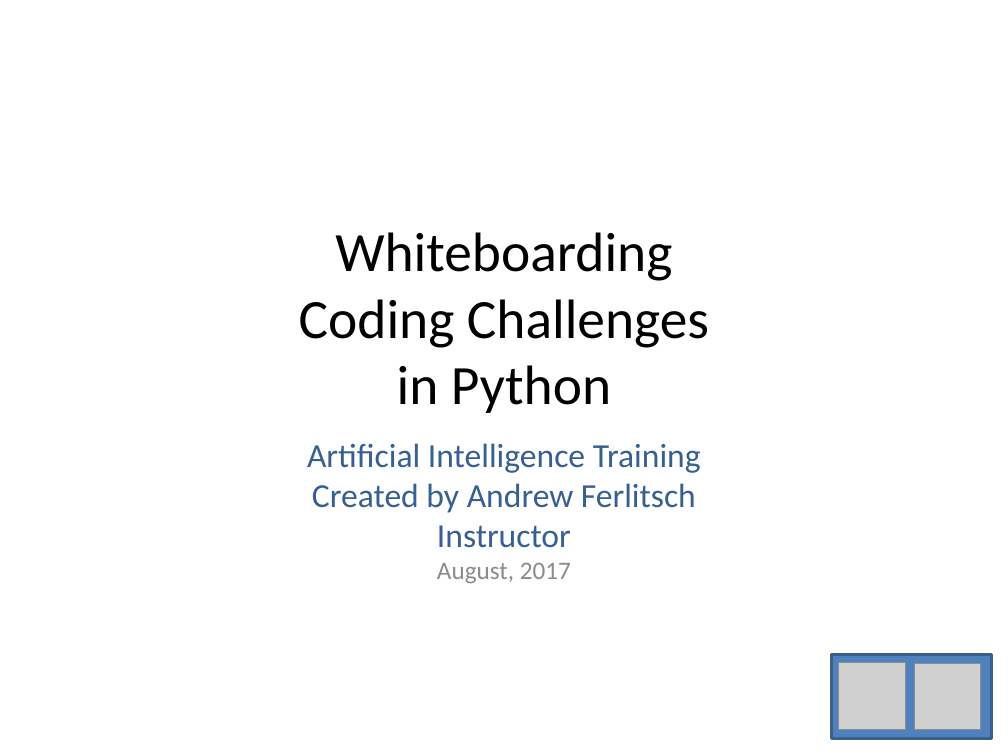
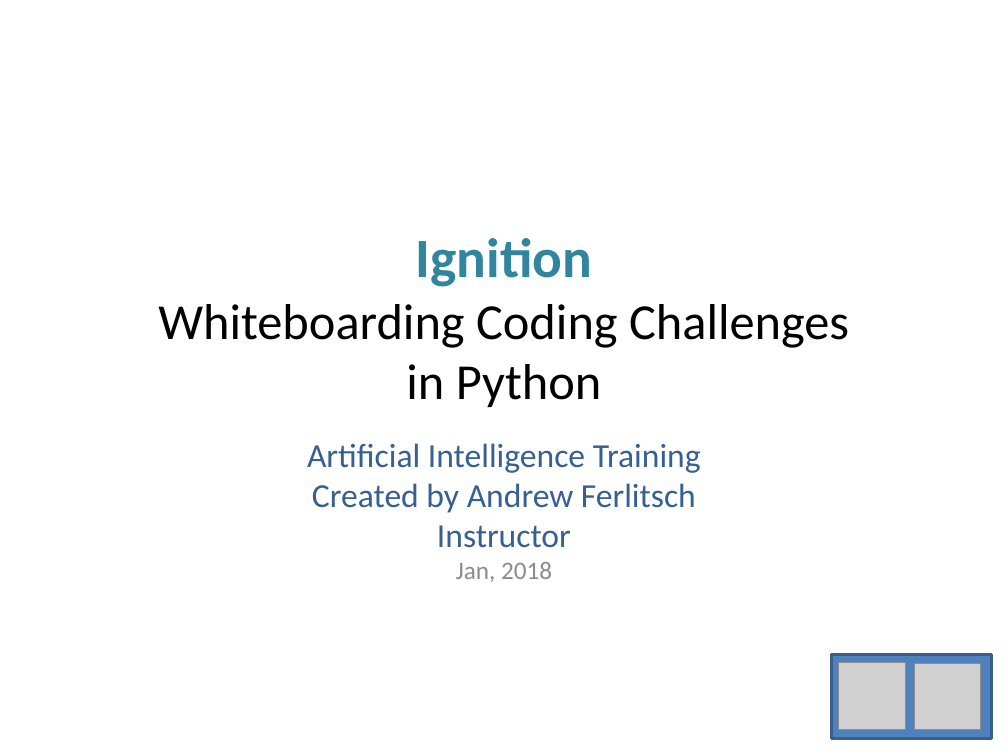
Before and after one commit to andrewferlitsch/Portland-Data-Science-Group, a slide deck: slide 1 of Presentations/Whiteboarding.pptx. Drawn at 1008x756 pixels with LibreOffice and Linux fonts; fonts in the diff are those of the drawing; grey boxes stand for pictures. Boxes give left, top, right and bottom in pixels: in the first picture for what was removed or moved away, otherwise in the second. Text is boxed around its words. In the diff, an @@ line names an element or a change of style, - is before the commit and + after.

Commit message:
title change

```diff
--- a/Presentations/Whiteboarding.pptx
+++ b/Presentations/Whiteboarding.pptx
@@ title at (158,238,849,407): text changed; size 39.6 to 36 pt @@
-Whiteboarding
-Coding Challenges
-in Python
+Ignition
+Whiteboarding Coding Challenges
+in Python
@@ subtitle at (307,443,701,582): text changed @@
-Artificial Intelligence Training
-Created by Andrew Ferlitsch
-Instructor
-August, 2017
+Artificial Intelligence Training
+Created by Andrew Ferlitsch
+Instructor
+Jan, 2018
```
